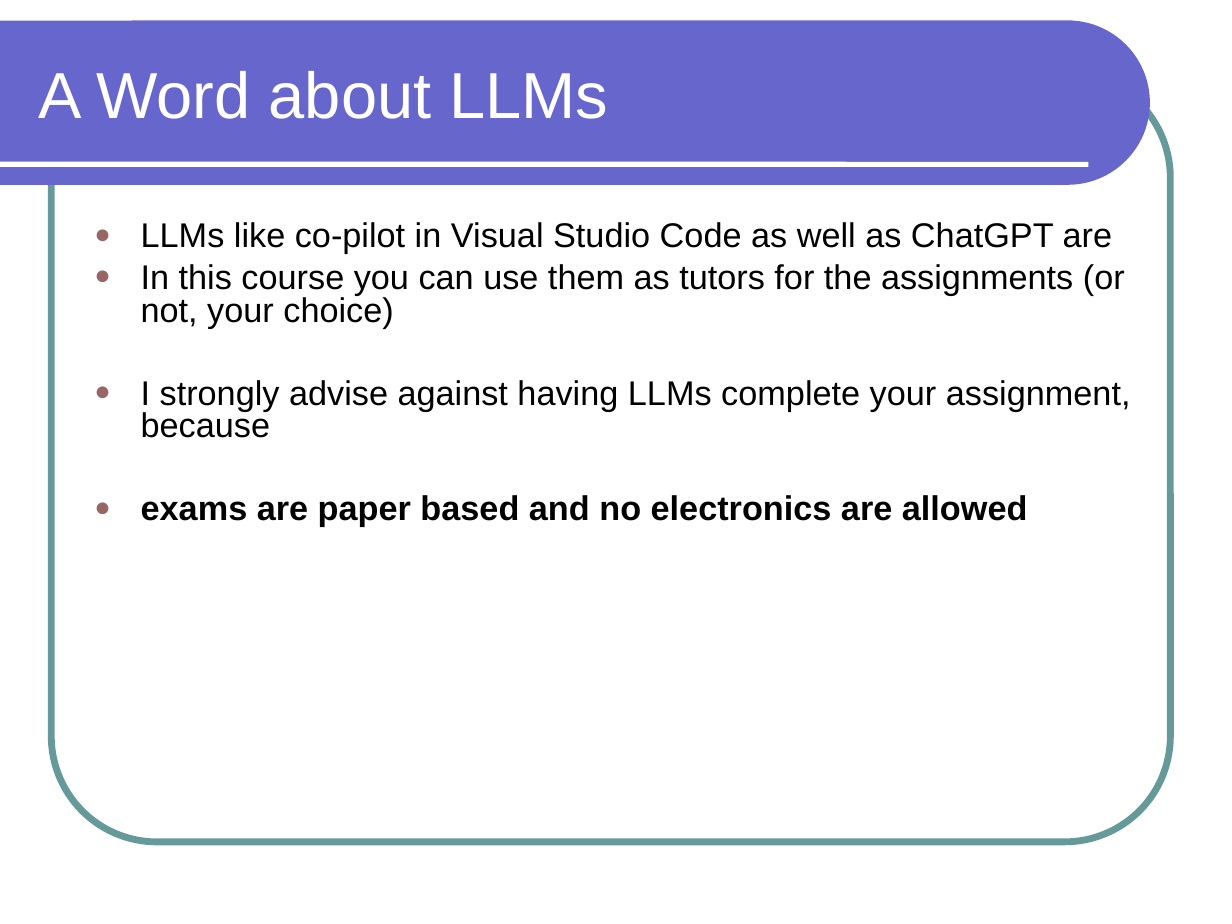
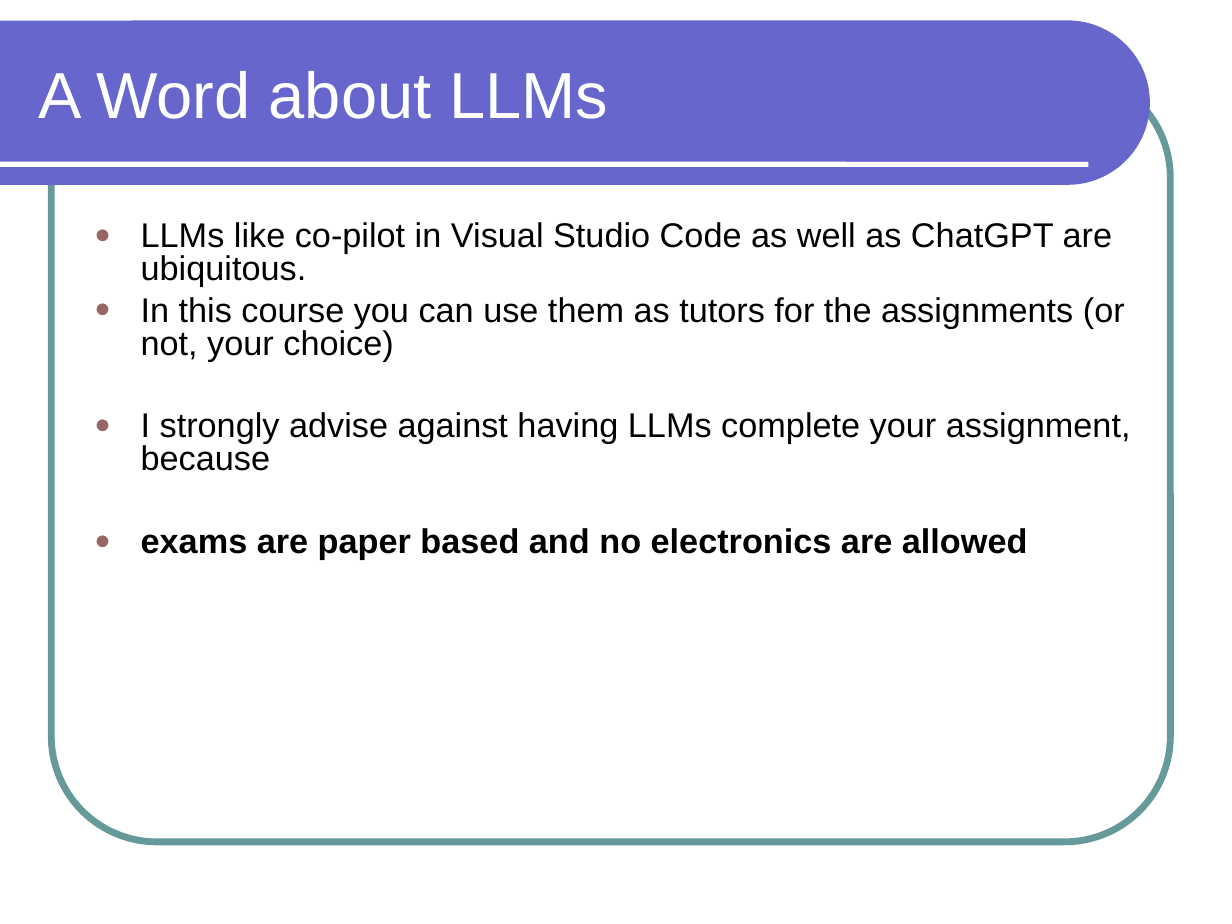
Before and after one commit to lutzhamel/CSC301, a slide deck: slide 2 of notes/csc301-ln001.ppt. Drawn at 1232x924 pixels with LibreOffice and Linux fonts; fonts in the diff are those of the drawing. Boxes give left, top, right and bottom in pixels: in the first picture for what was removed or moved away, otherwise in the second. Text is boxed around its words. In the diff, an @@ line names an element or a change of style, - is before the commit and + after.

```diff
--- a/notes/csc301-ln001.ppt
+++ b/notes/csc301-ln001.ppt
@@ text at (x1=141, y1=222, x2=1113, y2=287): text changed @@
-● LLMs like co-pilot in Visual Studio Code as well as ChatGPT are
+● LLMs like co-pilot in Visual Studio Code as well as ChatGPT are ubiquitous.
```
Also in this commit, not shown: 1 other file.
